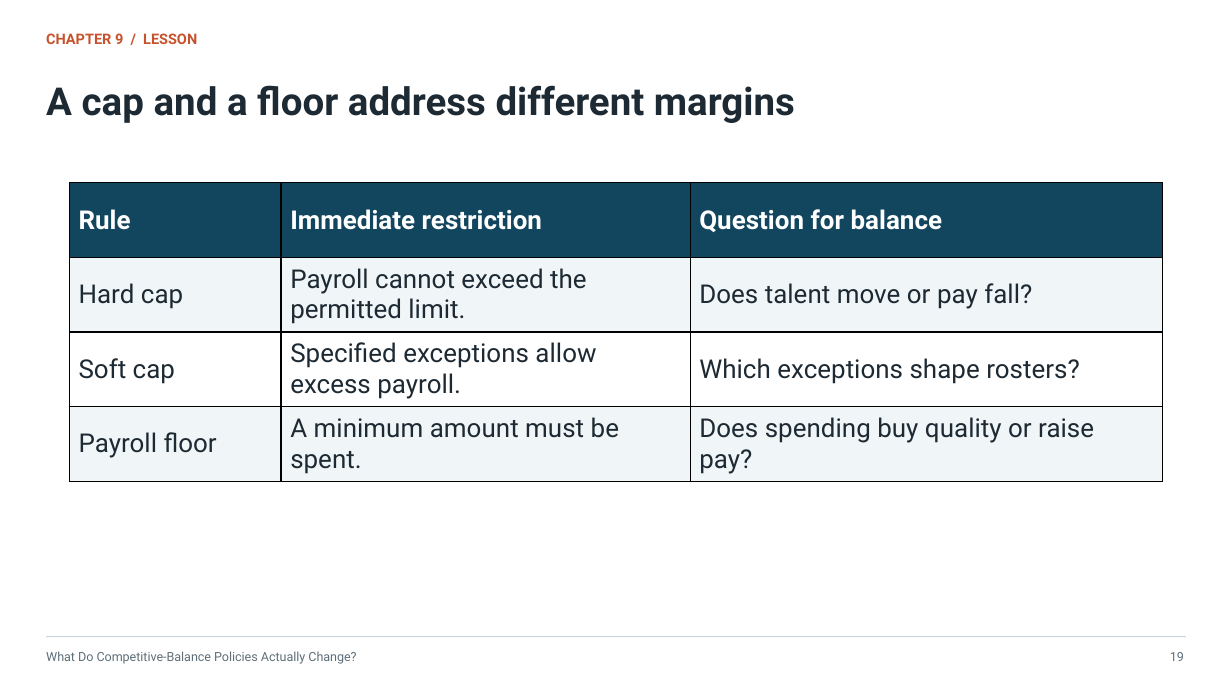
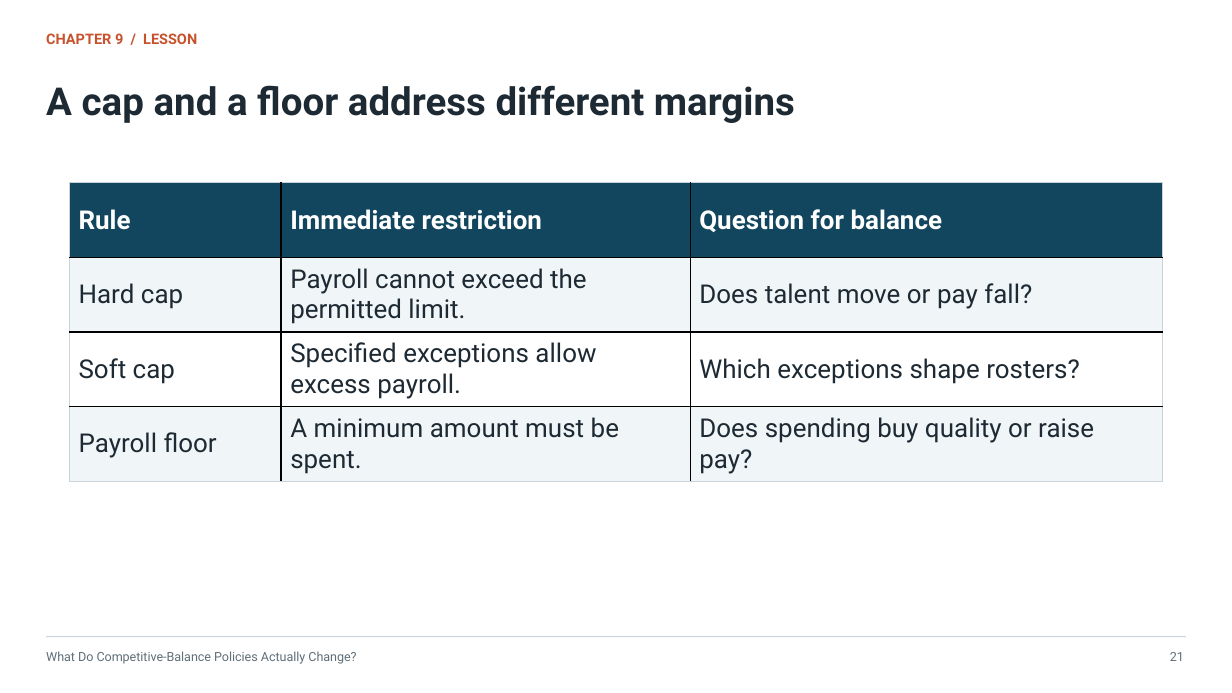
Before and after one commit to markny/sbu-econ, a slide deck: slide 21 of sports-econ/downloads/chapter-9-competitive-balance-in-sports.pptx (slide 19 before the commit). Drawn at 1232x693 pixels with LibreOffice and Linux fonts; fonts in the diff are those of the drawing. Boxes give left, top, right and bottom in pixels: in the first picture for what was removed or moved away, otherwise in the second. Text is boxed around its words. In the diff, an @@ line names an element or a change of style, - is before the commit and + after.

```diff
--- a/sports-econ/downloads/chapter-9-competitive-balance-in-sports.pptx
+++ b/sports-econ/downloads/chapter-9-competitive-balance-in-sports.pptx
@@ table at [69, 183, 1163, 482] @@
@@ borders changed @@
@@ text at [1170, 652, 1184, 661]: text changed @@
-19
+21
```
Also in this commit, not shown: 26 other slides changed, 2 slides added, 17 other files.
